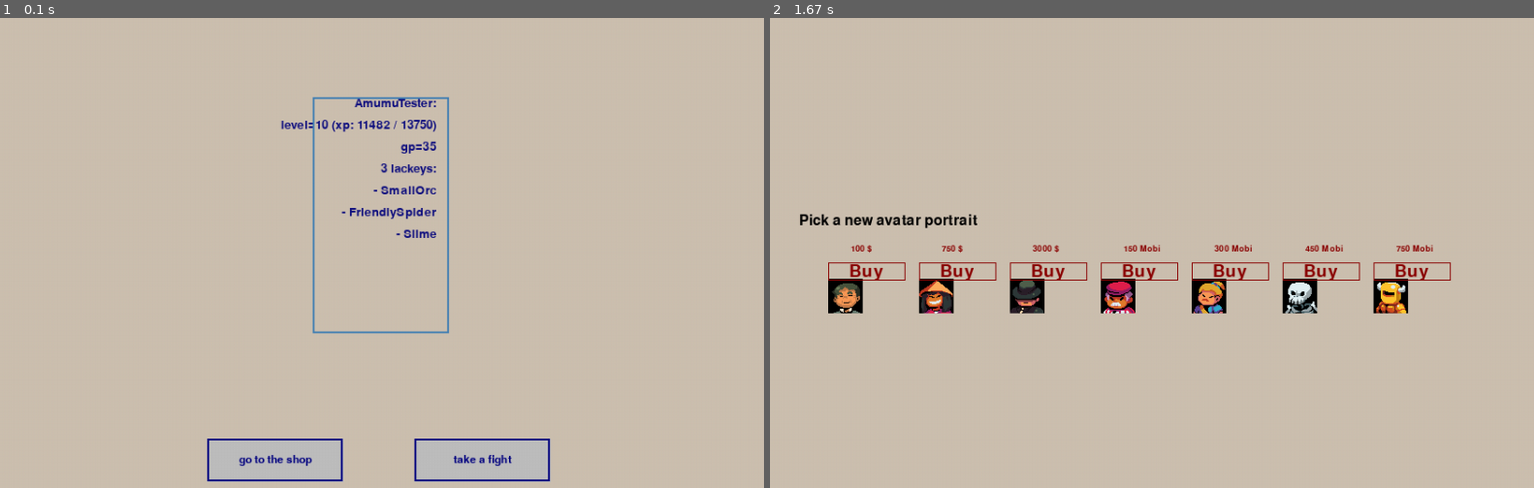
Above: before the commit, frames 1-2 (left to right).
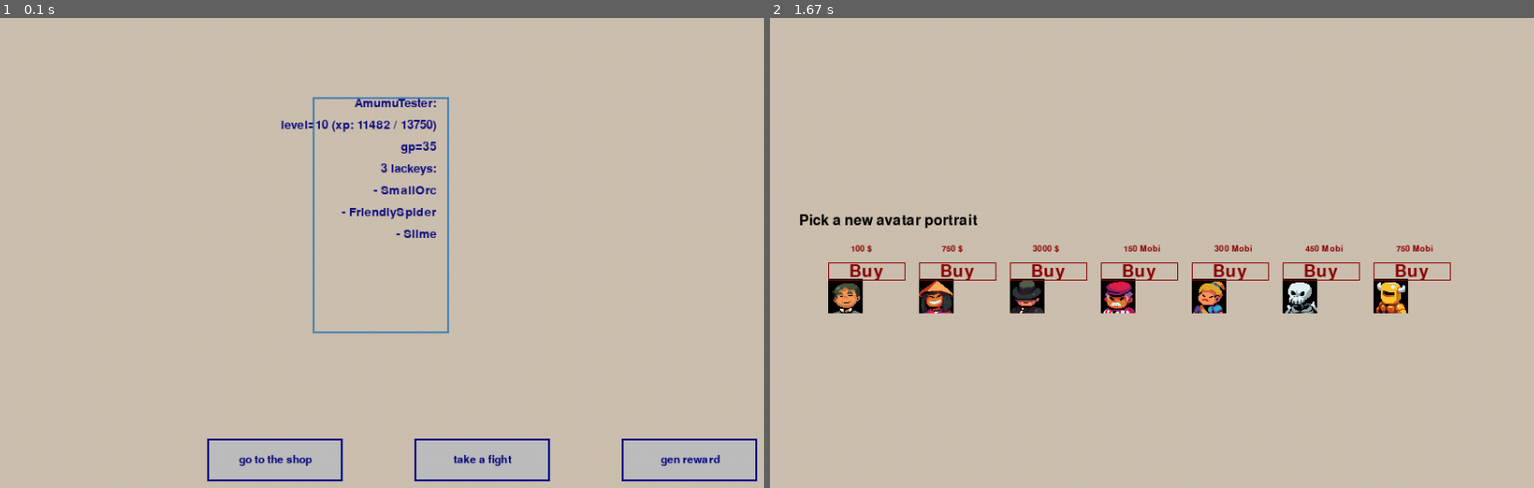
Above: after the commit, the same moments.

Repository: wkta/mythrandian-guard
Game: pygame game, started from client/main.py
The game is run twice, just before and just after one commit, with the same random seed, the same clock (stepped at 60 frames per second) and the same inputs.
Inputs (mouse positions are in pixels of both pictures, inside the frame that each line leads up to):
- Up to frame 1 (0.1 s): no input
- Up to frame 2 (1.67 s): click (1045, 459) at 0.38 s; click (1174, 271) at 0.72 s

The runs differ from the first frame. In frame 1, 0.3% of the frame differs, in the area x 81-100%, y 89-99%; in frame 2, nothing differs.

Commit message:
Add temp. test button: artifacts

Diff:
--- a/client/app/chall_selection_state.py
+++ b/client/app/chall_selection_state.py
@@ -3,6 +3,7 @@
 import game_defs
 import pkatagames_sdk
 from app.AvatarModel import AvatarModel
+from app.BelongingsModel import Artifact
 from game_defs import GameStates
 from pkatagames_sdk.engine import BaseGameState, EngineEvTypes, EventReceiver, EventManager, import_pygame, CgmEvent
 from pkatagames_sdk.ext_gui import Button
@@ -26,6 +27,14 @@
     )
 
 
+def click_gen_element():
+    # EventManager.instance().post(
+    # CgmEvent(EngineEvTypes.PUSHSTATE, state_ident=GameStates.Fighting)
+    # )
+    tmp = Artifact.gen_random()
+    print(str(tmp))
+
+
 class ChallSelectionView(EventReceiver):
     def __init__(self):
         super().__init__(self)
@@ -36,23 +45,32 @@
 
         self._scr_size = kataen.get_screen().get_size()
 
-        self.bt_shop = Button(pos=(228 * 1, self._scr_size[1]-64), size=(150, 48), label='go to the shop')
-        self.bt_shop.callback = click_shop
-        self.bt_fight = Button(pos=(228 * 2, self._scr_size[1]-64), size=(150, 48), label='take a fight')
-        self.bt_fight.callback = click_fight
+        # - set all buttons
+        fixed_size = (150, 48)
+        bpos = list()
+        for i in range(0, 5):
+            bpos.append((228 * i, self._scr_size[1]-64))
+
+        self._buttons = {
+            'shop': Button(pos=bpos[1], size=fixed_size, label='go to the shop'),
+            'fight': Button(pos=bpos[2], size=fixed_size, label='take a fight'),
+            'reward': Button(pos=bpos[3], size=fixed_size, label='gen reward'),
+        }
+
+        self._buttons['shop'].callback = click_shop
+        self._buttons['fight'].callback = click_fight
+        self._buttons['reward'].callback = click_gen_element
 
     # override
     def proc_event(self, ev, source=None):
         if ev.type == EngineEvTypes.PAINT:
             ev.screen.fill(self._bg_color)
 
-            for bt_obj in (self.bt_shop, self.bt_fight):
+            for bt_obj in self._buttons.values():
                 ev.screen.blit(bt_obj.image, bt_obj.rect.topleft)
-            # impression txt
-            # ev.screen.blit(self.img, self.img_pos)
 
         elif ev.type == pygame.MOUSEBUTTONDOWN:
-            for bt_obj in (self.bt_shop, self.bt_fight):
+            for bt_obj in self._buttons.values():
                 if bt_obj.rect.collidepoint(ev.pos):
                     bt_obj.callback()
 
